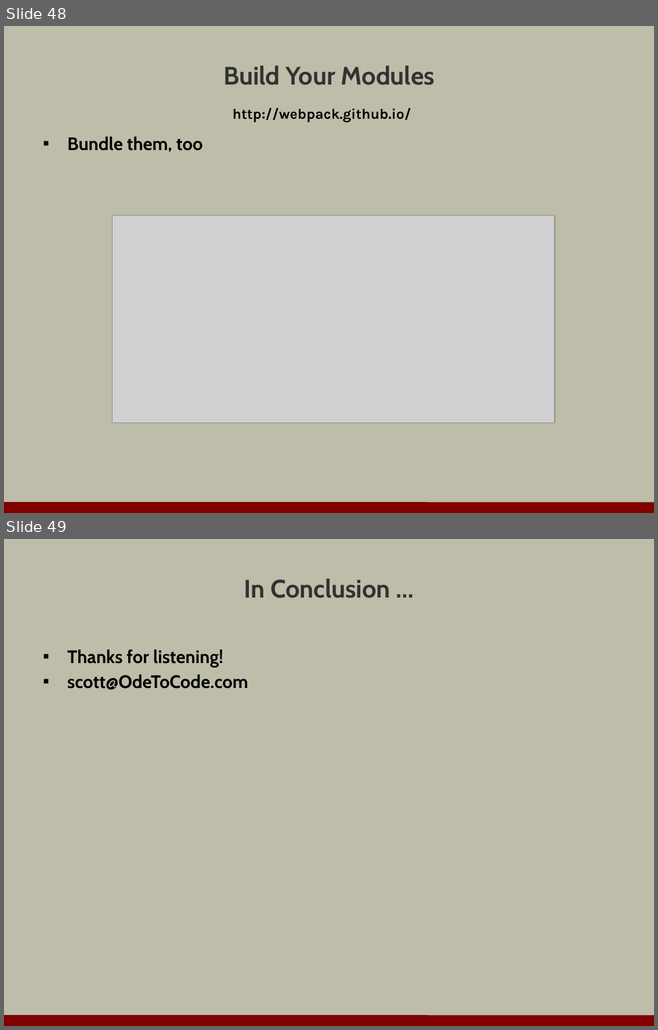
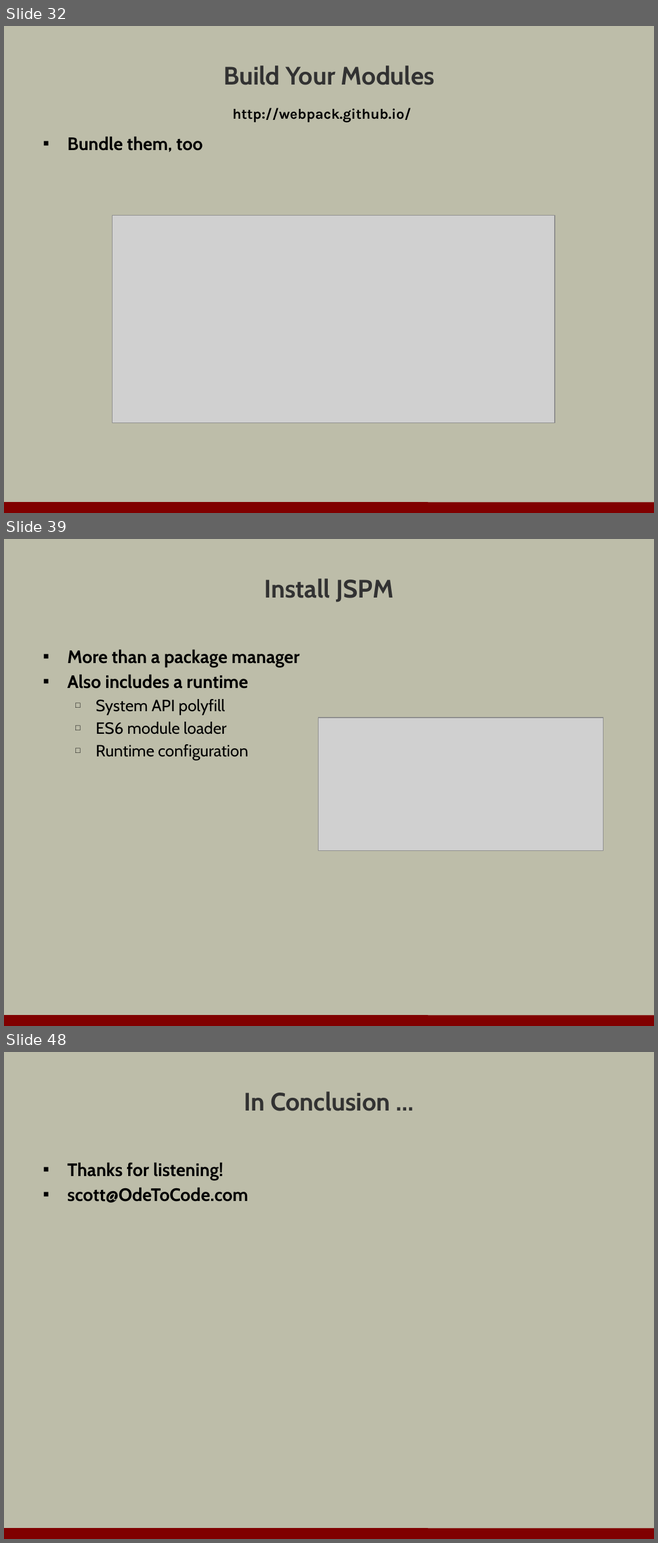
Before and after one commit to OdeToCode/classes, a slide deck: assorted/evolution_of_js.pptx. Shown one above the other, each under a label of ours: slides 48 and 49 before the commit, slides 32, 39 and 48 after it; the slides between them are not shown. The pictures are 658x1030 and 658x1543 pixels, drawn with LibreOffice and Linux fonts; fonts in the diff are those of the drawing; grey boxes stand for pictures; background and template pictures are left out. Boxes give left, top, right and bottom in pixels: in the first picture for what was removed or moved away, otherwise in the second. Text is boxed around its words. In the diff, an @@ line names an element or a change of style, - is before the commit and + after.

```diff
--- a/assorted/evolution_of_js.pptx
+++ b/assorted/evolution_of_js.pptx
@@ slide 39 added at (4,539,654,1026), background #BDBDA9; not listed: 1 template element that a slide beside it also shows @@
@@ title added at (264,578,393,602), 28 pt, text #323232, bold @@
+Install JSPM
@@ text added at (67,649,299,761), 18 pt, text #000000 @@
+▪ More than a package manager
+▪ Also includes a runtime
+  □ System API polyfill
+  □ ES6 module loader
+  □ Runtime configuration
@@ picture added at (318,718,603,851) @@
@@ what was slide 48 is now slide 32 @@
@@ what was slide 49 is now slide 48 @@
```
Also in this commit, not shown: 2 slides changed, 15 other slides added, 17 slides removed.
